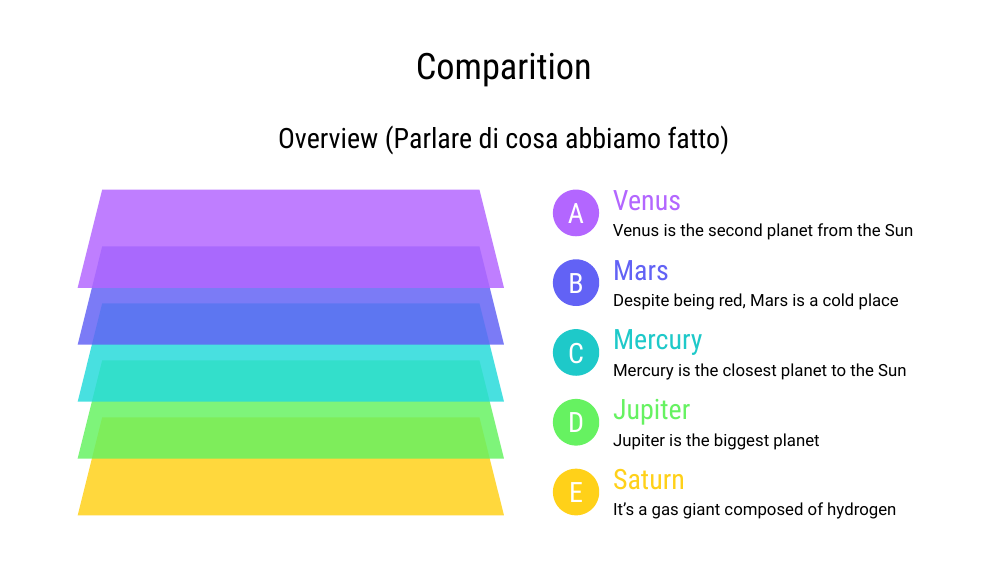
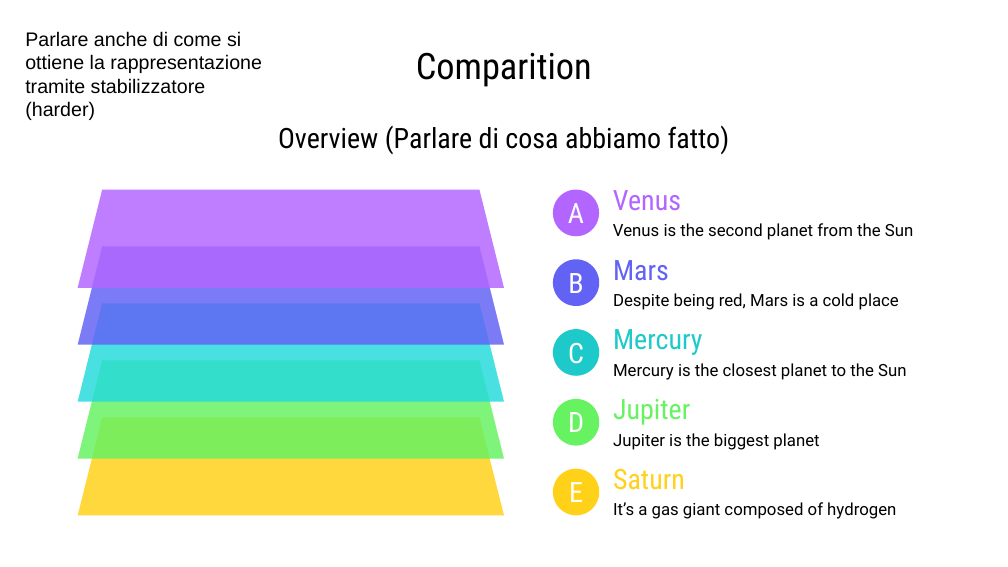
Before and after one commit to Moriarty2002/quantum-information, a slide deck: slide 13 of docs/elaborato.pptx. Drawn at 1008x567 pixels with LibreOffice and Linux fonts; fonts in the diff are those of the drawing. Boxes give left, top, right and bottom in pixels: in the first picture for what was removed or moved away, otherwise in the second. Text is boxed around its words. In the diff, an @@ line names an element or a change of style, - is before the commit and + after.

```diff
--- a/docs/elaborato.pptx
+++ b/docs/elaborato.pptx
@@ text added at [25,31,262,120], 14 pt, text #000000 @@
+Parlare anche di come si ottiene la rappresentazione tramite stabilizzatore (harder)
```
Also in this commit, not shown: 2 other slides changed, 4 slides added, 1 other file.
